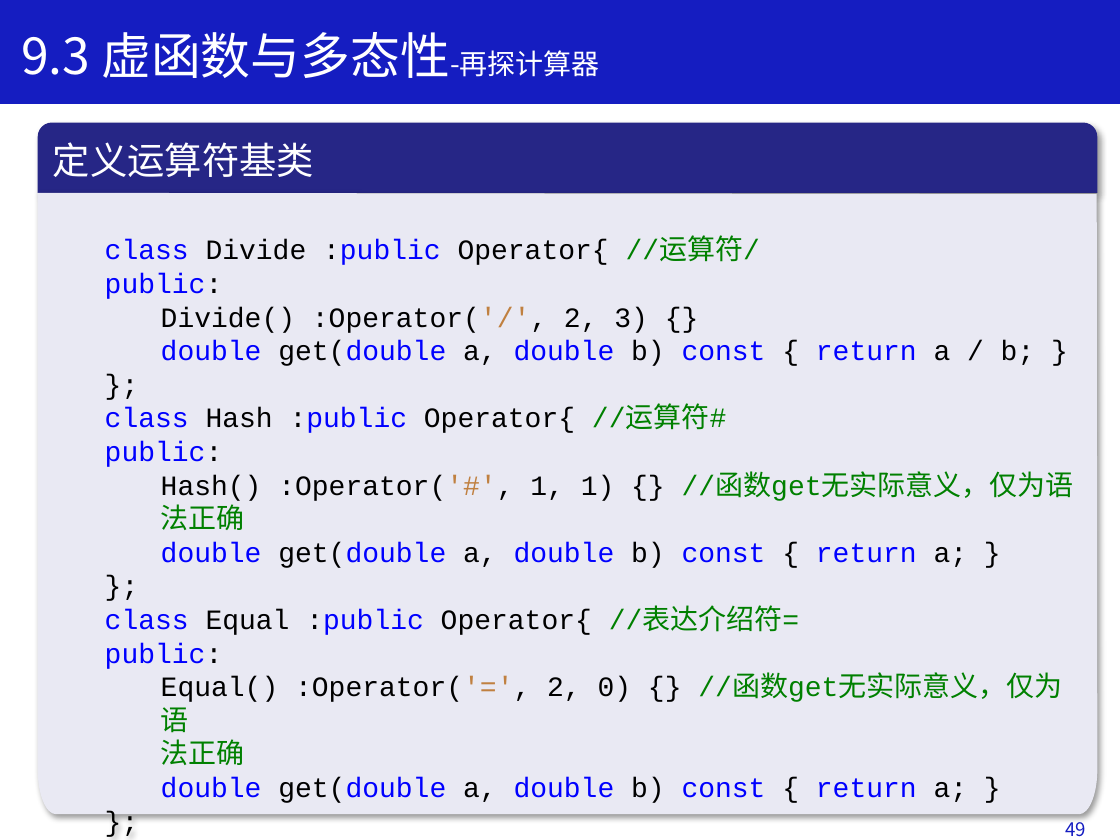
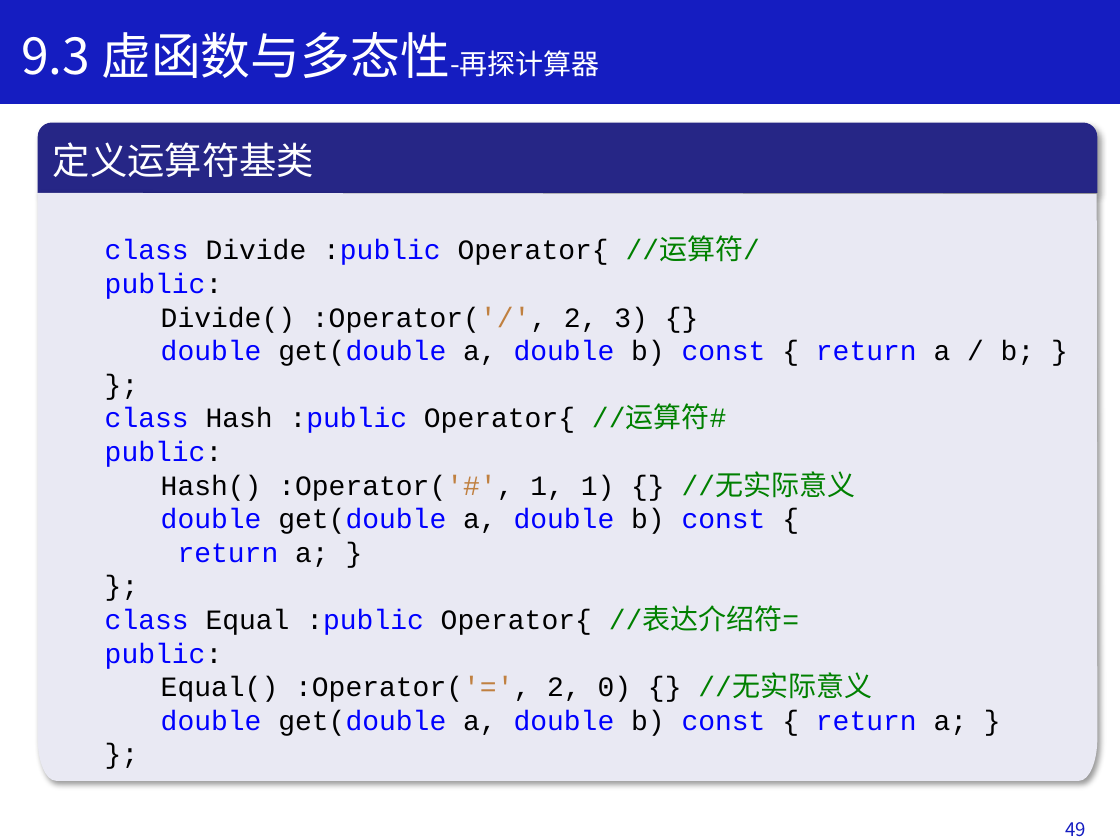
Before and after one commit to Changhe160/book-cplusplus, a slide deck: slide 46 of slides/ppt/Chapter9.pptx (slide 49 before the commit). Drawn at 1120x840 pixels with LibreOffice and Linux fonts; fonts in the diff are those of the drawing. Boxes give left, top, right and bottom in pixels: in the first picture for what was removed or moved away, otherwise in the second. Text is boxed around its words. In the diff, an @@ line names an element or a change of style, - is before the commit and + after.

```diff
--- a/slides/ppt/Chapter9.pptx
+++ b/slides/ppt/Chapter9.pptx
@@ freeform shape "class Divide :public Operator{ //运算符/": place and size @@
-freeform shape "class Divide :public Operator{ //运算符/" at [38,193,1098,814]
+freeform shape "class Divide :public Operator{ //运算符/" at [38,193,1098,781]
@@ text in freeform shape at [161,475,856,567]: text changed @@
-    Hash() :Operator('#', 1, 1) {} //函数get无实际意义，仅为语
-    法正确
-    double get(double a, double b) const { return a; }
+    Hash() :Operator('#', 1, 1) {} //无实际意义
+    double get(double a, double b) const {
+    return a; }
@@ text in freeform shape at [161,676,872,702]: text changed @@
-    Equal() :Operator('=', 2, 0) {} //函数get无实际意义，仅为语
-    法正确
+    Equal() :Operator('=', 2, 0) {} //无实际意义
```
Also in this commit, not shown: 23 other slides changed, 3 slides removed.
